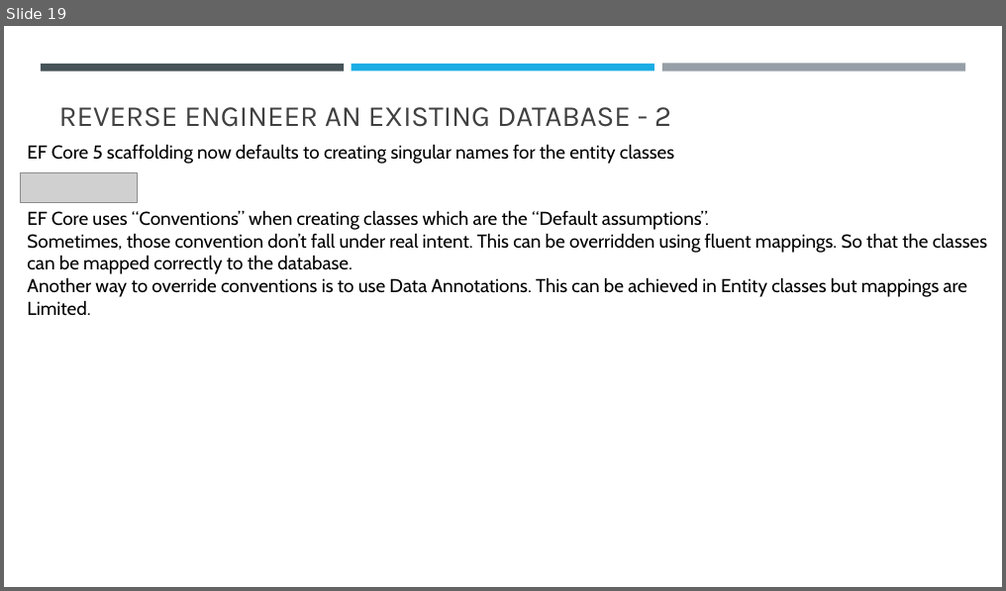
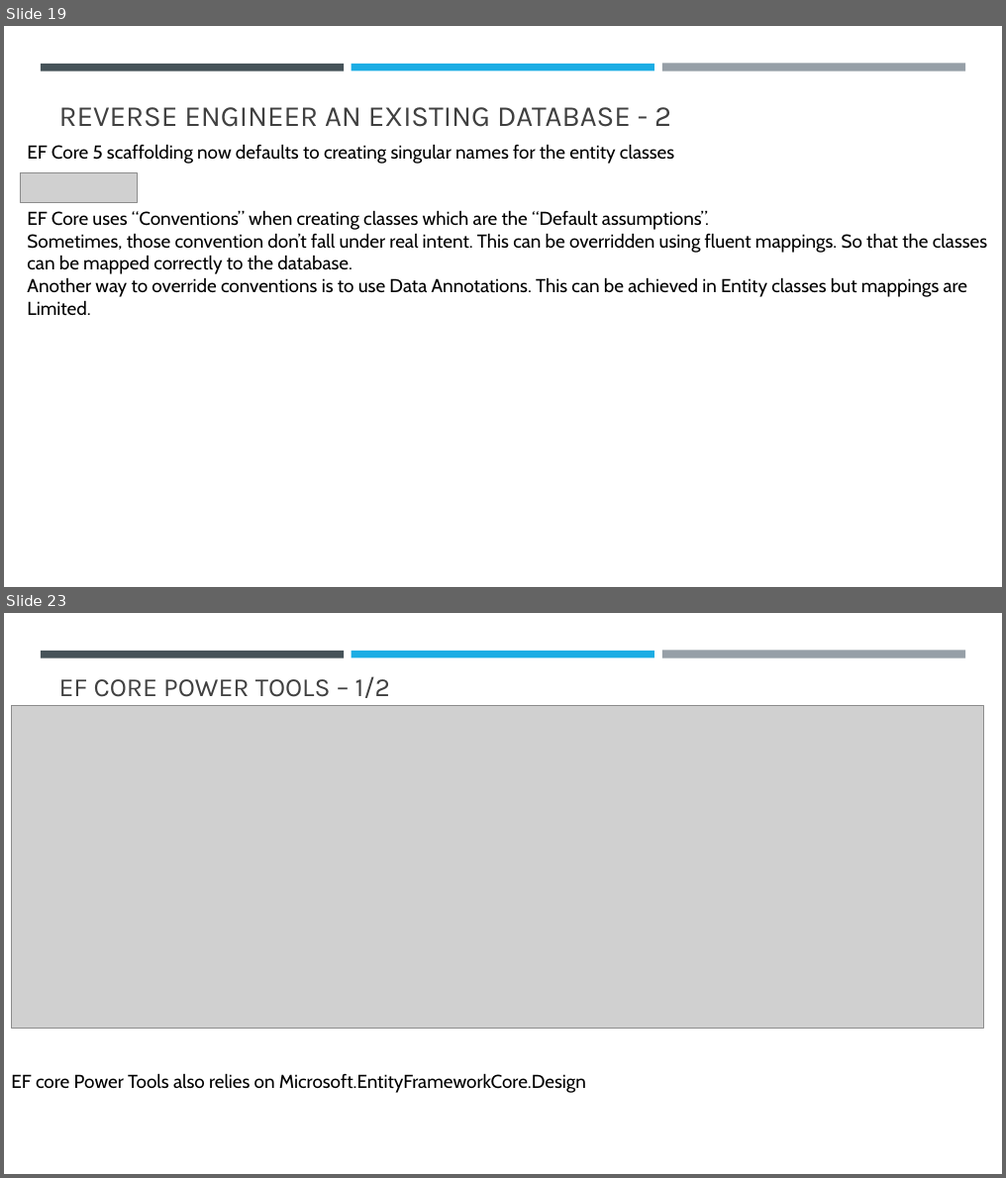
Before and after one commit to sansindia85/AzurePostgreSQL, a slide deck: Presentation/AzurePostgreSQl.pptx. Shown one above the other, each under a label of ours: slide 19 before the commit, slides 19 and 23 after it; the slides between them are not shown. The pictures are 1006x591 and 1006x1178 pixels, drawn with LibreOffice and Linux fonts; fonts in the diff are those of the drawing; grey boxes stand for pictures. Boxes give left, top, right and bottom in pixels: in the first picture for what was removed or moved away, otherwise in the second. Text is boxed around its words. In the diff, an @@ line names an element or a change of style, - is before the commit and + after.

```diff
--- a/Presentation/AzurePostgreSQl.pptx
+++ b/Presentation/AzurePostgreSQl.pptx
@@ slide 23 added at (x1=4, y1=613, x2=1002, y2=1174), background #FFFFFF; not listed: 3 template elements that a slide beside it also shows @@
@@ title added at (x1=59, y1=676, x2=390, y2=698), 25.2 pt, text #404040 @@
+EF CORE POWER TOOLS – 1/2
@@ picture added at (x1=11, y1=706, x2=983, y2=1028) @@
@@ text added at (x1=11, y1=1073, x2=586, y2=1093), 18 pt, text #000000 @@
+EF core Power Tools also relies on Microsoft.EntityFrameworkCore.Design
```
Also in this commit, not shown: 4 other slides added, 30 other files.
